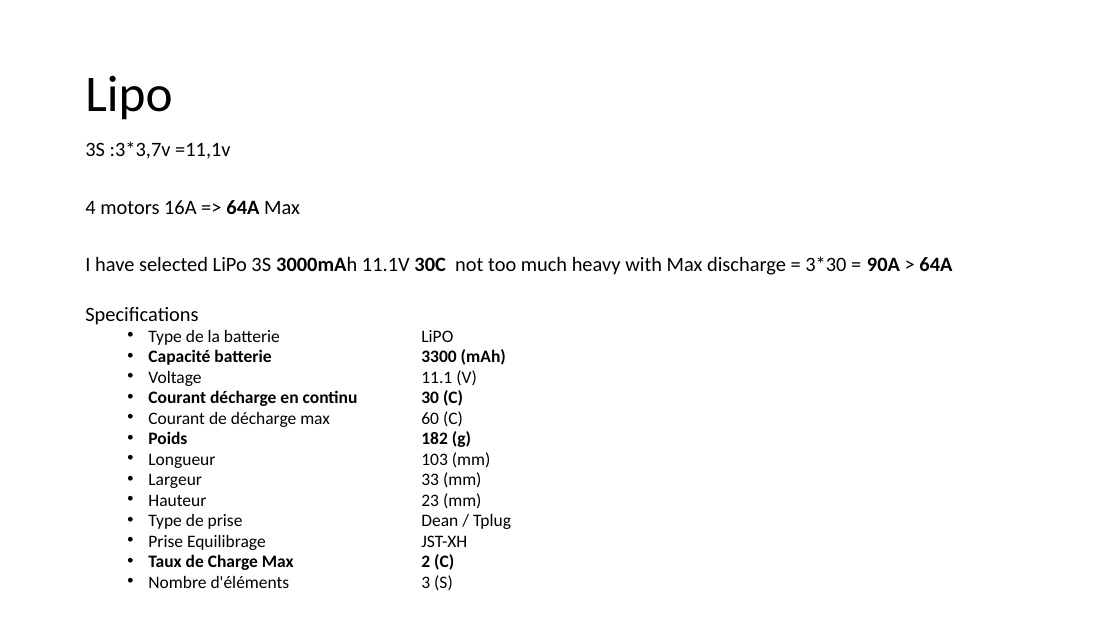
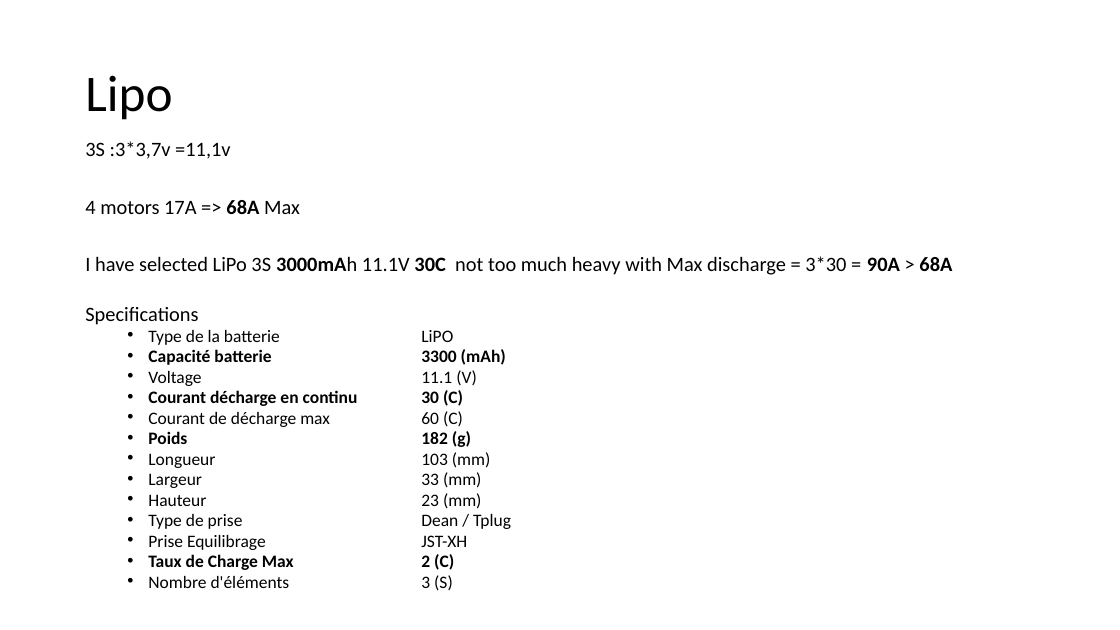
Before and after one commit to RobotEdh/RobotMicroControl, a slide deck: slide 17 of libraries/Diagramm Drone.pptx. Drawn at 1120x630 pixels with LibreOffice and Linux fonts; fonts in the diff are those of the drawing. Boxes give left, top, right and bottom in pixels: in the first picture for what was removed or moved away, otherwise in the second. Text is boxed around its words. In the diff, an @@ line names an element or a change of style, - is before the commit and + after.

```diff
--- a/libraries/Diagramm Drone.pptx
+++ b/libraries/Diagramm Drone.pptx
@@ text at (85,200,952,275): text changed @@
-4 motors 16A => 64A Max
-I have selected LiPo 3S 3000mAh 11.1V 30C not too much heavy with Max discharge = 3*30 = 90A > 64A
+4 motors 17A => 68A Max
+I have selected LiPo 3S 3000mAh 11.1V 30C not too much heavy with Max discharge = 3*30 = 90A > 68A
```
Also in this commit, not shown: 6 other slides changed, 1 slide added, 1 slide removed, 1 other file.
